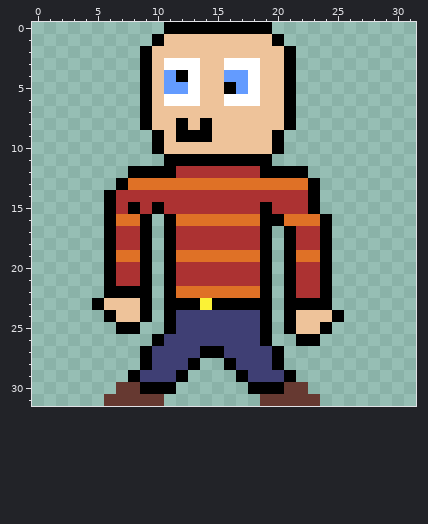
Two states of a pixel-art sprite, src/playerLeft.png. The picture above was drawn from the file before the commit.
The file is 160x160 pixels, drawn in blocks of 5x5; one block is one cell here.
Now the later version:
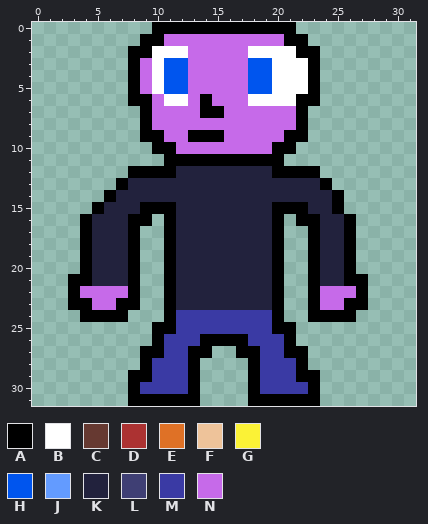
Palette (. is transparent): A #000000  B #ffffff  C #663931  D #ac3232  E #df7126  F #eec39a  G #fbf236  H #0055ee  J #639bff  K #22223d  L #3f3f74  M #3a3aa4  N #c66ae9
Diff:
Changed rows in their new state; - is an unchanged pixel.
first column x 3:
 0 -------A---------AA------
 1 ------A-NNNNNNNNNNAA-----
 2 -----A-BBBNNNNNBBBBAA----
 3 -----ANBHHNNNNNHHBBBA----
 4 -----ANBHHNNNNNHHBBBA----
 5 -----ANBHHNNNNNHHBBBA----
 6 -----A-N--NANNN-BBBAA----
 7 -------NNNNAANNNNNNA-----
 8 -------NNNNNNNNNNNNA-----
 9 ------A-NN--ANNNNNAA-----
10 --------ANNNNNNNN-A------
11 -----------------A-------
12 ---------KKKKKKKK---A----
13 -----KKKKKKKKKKKKKKKKA---
14 ----KKKKKKKKKKKKKKKKKKA--
15 --AKKKA-AKKKKKKKKAAAKKA--
16 -AKKKA---KKKKKKKK-.AAKKA-
17 -AKKKA.--KKKKKKKKA..AKKA-
18 -AKKKA.--KKKKKKKKA..AKKA-
19 -AKKKA.--KKKKKKKKA..AKKA-
20 -AKKKA.--KKKKKKKKA..AKKA-
21 AAKKKA.--KKKKKKKKA..AKKAA
22 ANNNN-.--KKKKKKKKA..ANNNA
23 AANNAA.--KKKKKKKKA..-NNAA
24 -AA-A..--MMMMMMMMA..AA-A-
25 ----..-A-MMMMMMMMA-...---
26 --------MMMAAAAMMMA..----
27 -------AMMA-..AAMMAA-----
28 -------MMM---..AMMMA-----
29 ------AMMMA---.AMMMAA----
30 ----.AMMMMA-----MMMMA----
31 ---..AAAAAA----AAAAAA----
Changed places in both pictures, as pixel boxes (x1, y1, x2, y2):
changed: (68, 22, 368, 406)
